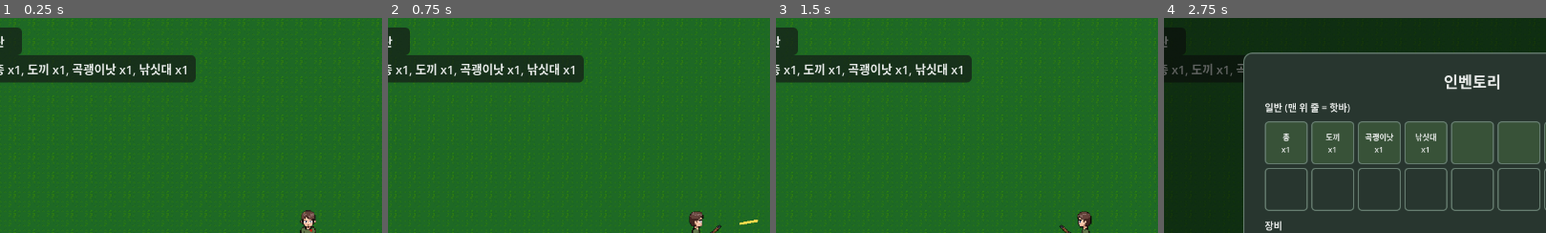
Above: before the commit, frames 1-4 (left to right).
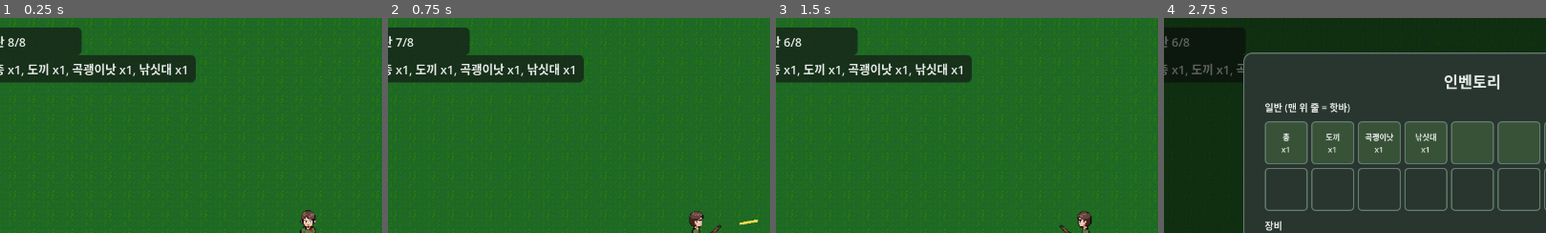
Above: after the commit, the same moments.

Repository: kimtuna/life_game
Game: Godot game, scene res://scenes/world/world.tscn
Same seed, same stepped clock (60 frames per second), same inputs: the game is played once before the commit and once after it. This scene is started directly instead of the project's main scene.
Inputs (mouse positions are % of the whole screen's width and height, from its top left):
- Up to frame 1 (0.25 s): no input
- Up to frame 2 (0.75 s): tap Enter at 0.5 s; move the mouse to (72, 45) at 0.52 s; hold D from 0.53 s (still down); tap R at 0.6 s; click (72, 45) at 0.67 s
- Up to frame 3 (1.5 s): release D at 1.25 s; drag from (30, 55) to (45, 70) at 1.27 s
- Up to frame 4 (2.75 s): tap Space at 2 s; move the mouse to (60, 28) at 2.02 s; hold D from 2.03 s (still down); tap E at 2.1 s; click (60, 28) at 2.17 s; tap R at 2.3 s
The pictures show only the part of the screen within x 10-60%, y 0-50%; the shares and areas given below are measured in that part.

The runs differ from the first frame. In frame 1, 2.1% of the frame differs, in the area x 2-22%, y 4-18%; in frame 2, 2.1%; in frame 3, 2.1%; in frame 4, 0.3%.

Commit message:
[INBOX #33] 총에 탄창(8발)/재장전(R키)을 추가
DESIGN.md "총기 스탯" 절 그대로 탄창 용량 8발과 R키 재장전(예비 탄약 무제한, 약간의
시간 소요)을 구현하고 남은 발수를 HUD에 표시했다.

## 스스로 판단해서 고친 부분
- 없음.

## 지시받지 않았지만 추가한 개선
- 없음. (AmmoPanel 폭 확장은 늘어난 라벨 텍스트가 잘리지 않게 하기 위한 이번 항목 자체의
  필수 조치라 별도 개선으로 보지 않음)

## 어려움 / 에러와 해결
- 검증 스크립트에서 world.tscn을 `const := preload(...)`로 상수 선언하면 `--script`
  헤드리스 모드가 오토로드(InventoryData 등)를 정적 식별자로 인식하지 못해 컴파일
  에러가 났다. `_initialize()` 안에서 `load()`로 동적 로드하도록 바꿔 해결했다(기존
  STATUS.md "헤드리스 CLI 검증" 노트에 있던 회피책과 같은 원인).

Co-Authored-By: Claude Sonnet 5 <noreply@anthropic.com>

Diff:
--- a/game/scenes/world/world.gd
+++ b/game/scenes/world/world.gd
@@ -12,6 +12,8 @@
 const GUN_RECOIL_PER_SHOT := 0.15
 const GUN_RECOIL_MAX := 0.6
 const GUN_RECOIL_DECAY_PER_SEC := 2.0
+const GUN_MAGAZINE_SIZE := 8
+const GUN_RELOAD_TIME := 1.2  # "약간의 시간 소요" — AI가 임의로 정함, 밸런스는 나중에 조정
 
 ## 낮/밤 화면 밝기 (INBOX #13). TimeData.phase_progress()에 맞춰 두 색 사이를 보간한다.
 const DAY_COLOR := Color(1.0, 1.0, 1.0, 1.0)
@@ -116,6 +118,9 @@
 var _ammo_type: String = "normal"
 var _fire_cooldown: float = 0.0
 var _recoil: float = 0.0
+var _ammo_in_magazine: int = GUN_MAGAZINE_SIZE
+var _is_reloading: bool = false
+var _reload_timer: float = 0.0
 var _is_moving: bool = false
 var _state_broadcast_timer: float = 0.0
 ## peer id -> 그 플레이어를 대신 그리는 Sprite2D (INBOX #14, remote_players_root의 자식).
@@ -169,6 +174,9 @@
 	elif event is InputEventKey and event.pressed and not event.echo and not _paused and not _inventory_open \
 			and event.keycode >= KEY_1 and event.keycode <= KEY_9:
 		_select_hotbar(event.keycode - KEY_1)
+	elif event is InputEventKey and event.pressed and not event.echo and not _paused and not _inventory_open \
+			and event.keycode == KEY_R and _held_tool == "gun":
+		_start_reload()
 	elif event is InputEventMouseButton and event.pressed and not _paused and not _inventory_open \
 			and event.button_index == MOUSE_BUTTON_RIGHT and _held_tool == "gun":
 		_ammo_type = "tranq" if _ammo_type == "normal" else "normal"
@@ -209,7 +217,14 @@
 	_recoil = maxf(0.0, _recoil - GUN_RECOIL_DECAY_PER_SEC * delta)
 	if _fire_cooldown > 0.0:
 		_fire_cooldown -= delta
-	if _held_tool == "gun" and Input.is_mouse_button_pressed(MOUSE_BUTTON_LEFT) and _fire_cooldown <= 0.0:
+	if _is_reloading:
+		_reload_timer -= delta
+		if _reload_timer <= 0.0:
+			_is_reloading = false
+			_ammo_in_magazine = GUN_MAGAZINE_SIZE
+			_update_ammo_label()
+	if _held_tool == "gun" and Input.is_mouse_button_pressed(MOUSE_BUTTON_LEFT) and _fire_cooldown <= 0.0 \
+			and not _is_reloading and _ammo_in_magazine > 0:
 		_fire()
 
 	if NetworkSession.is_active():
@@ -222,6 +237,8 @@
 ## 조준 방향에 반동(위로 튐)과 탄퍼짐(이동 중이면 커짐)을 섞어서 총알을 하나 쏜다.
 func _fire() -> void:
 	_fire_cooldown = GUN_FIRE_INTERVAL
+	_ammo_in_magazine -= 1
+	_update_ammo_label()
 
 	var aim := get_global_mouse_position() - player_sprite.global_position
 	if aim.length() < 1.0:
@@ -614,7 +631,22 @@
 
 
 func _update_ammo_label() -> void:
-	ammo_label.text = "탄약: 마취탄" if _ammo_type == "tranq" else "탄약: 기본탄"
+	var ammo_name := "마취탄" if _ammo_type == "tranq" else "기본탄"
+	if _is_reloading:
+		ammo_label.text = "탄약: %s 재장전 중..." % ammo_name
+	else:
+		ammo_label.text = "탄약: %s %d/%d" % [ammo_name, _ammo_in_magazine, GUN_MAGAZINE_SIZE]
+
+
+## 총을 든 채 R키를 누르면 호출된다 (DESIGN.md "탄창: 8발... R키로 재장전").
+## 예비 탄약 제한은 없어서 누르면 항상 가득 차게 재장전되고, 재장전 중에는 좌클릭
+## 발사가 막힌다(위 _physics_process의 발사 조건 참고).
+func _start_reload() -> void:
+	if _is_reloading or _ammo_in_magazine >= GUN_MAGAZINE_SIZE:
+		return
+	_is_reloading = true
+	_reload_timer = GUN_RELOAD_TIME
+	_update_ammo_label()
 
 
 func _set_paused(value: bool) -> void:
--- a/game/scenes/world/world.tscn
+++ b/game/scenes/world/world.tscn
@@ -72,7 +72,7 @@
 layout_mode = 1
 offset_left = 16.0
 offset_top = 16.0
-offset_right = 160.0
+offset_right = 260.0
 offset_bottom = 54.0
 theme_override_styles/panel = SubResource("StyleBoxFlat_hud_panel")
 
Not shown, changed: docs/STATUS.md
Not shown, changed: docs/feedback/INBOX.md
